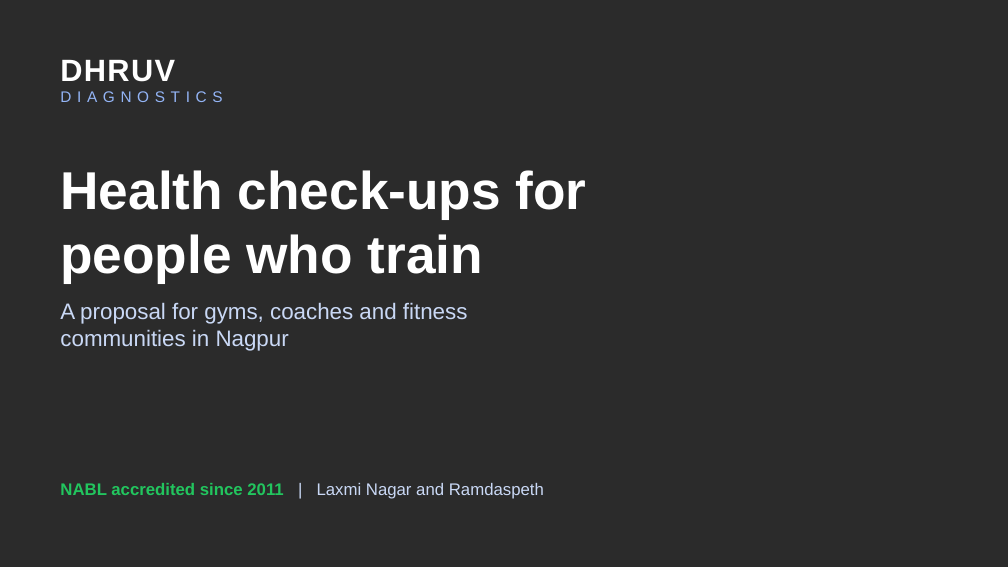
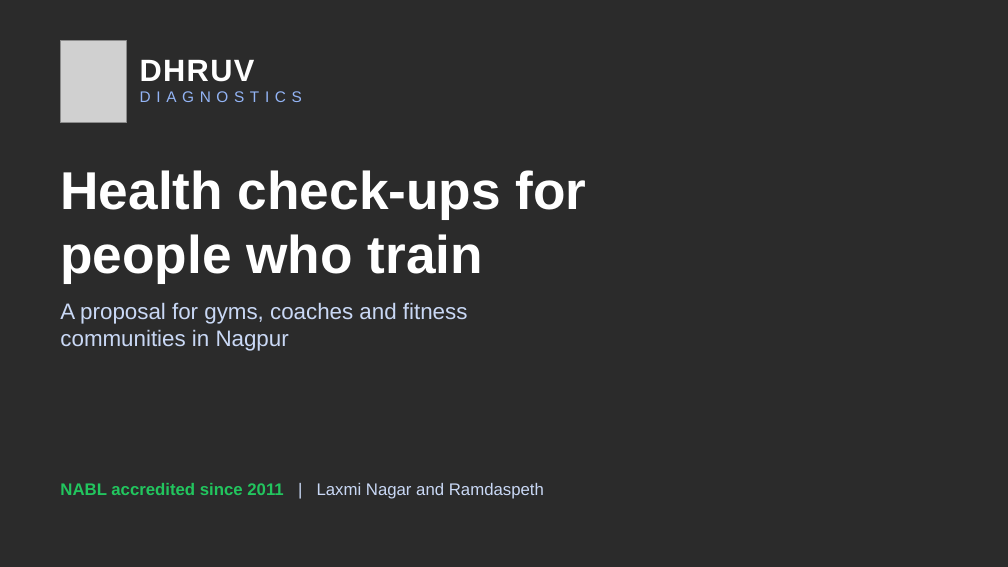
Before and after one commit to Ani6/BlisteringBlockchain, a slide deck: slide 1 of dhruv-athlete-healthcheck/Dhruv_Athlete_Checkup_Gym_Partner_Deck.pptx. Drawn at 1008x567 pixels with LibreOffice and Linux fonts; fonts in the diff are those of the drawing; grey boxes stand for pictures; background and template pictures are left out; a plain dark background stands for a picture behind light text. Boxes give left, top, right and bottom in pixels: in the first picture for what was removed or moved away, otherwise in the second. Text is boxed around its words. In the diff, an @@ line names an element or a change of style, - is before the commit and + after.

```diff
--- a/dhruv-athlete-healthcheck/Dhruv_Athlete_Checkup_Gym_Partner_Deck.pptx
+++ b/dhruv-athlete-healthcheck/Dhruv_Athlete_Checkup_Gym_Partner_Deck.pptx
@@ picture added at bbox=[60, 40, 127, 122] @@
@@ text "DHRUV": place and size @@
-text "DHRUV" at bbox=[60, 60, 222, 102]
+text "DHRUV" at bbox=[140, 60, 302, 102]
```
Also in this commit, not shown: 10 other slides changed, 16 other files.
